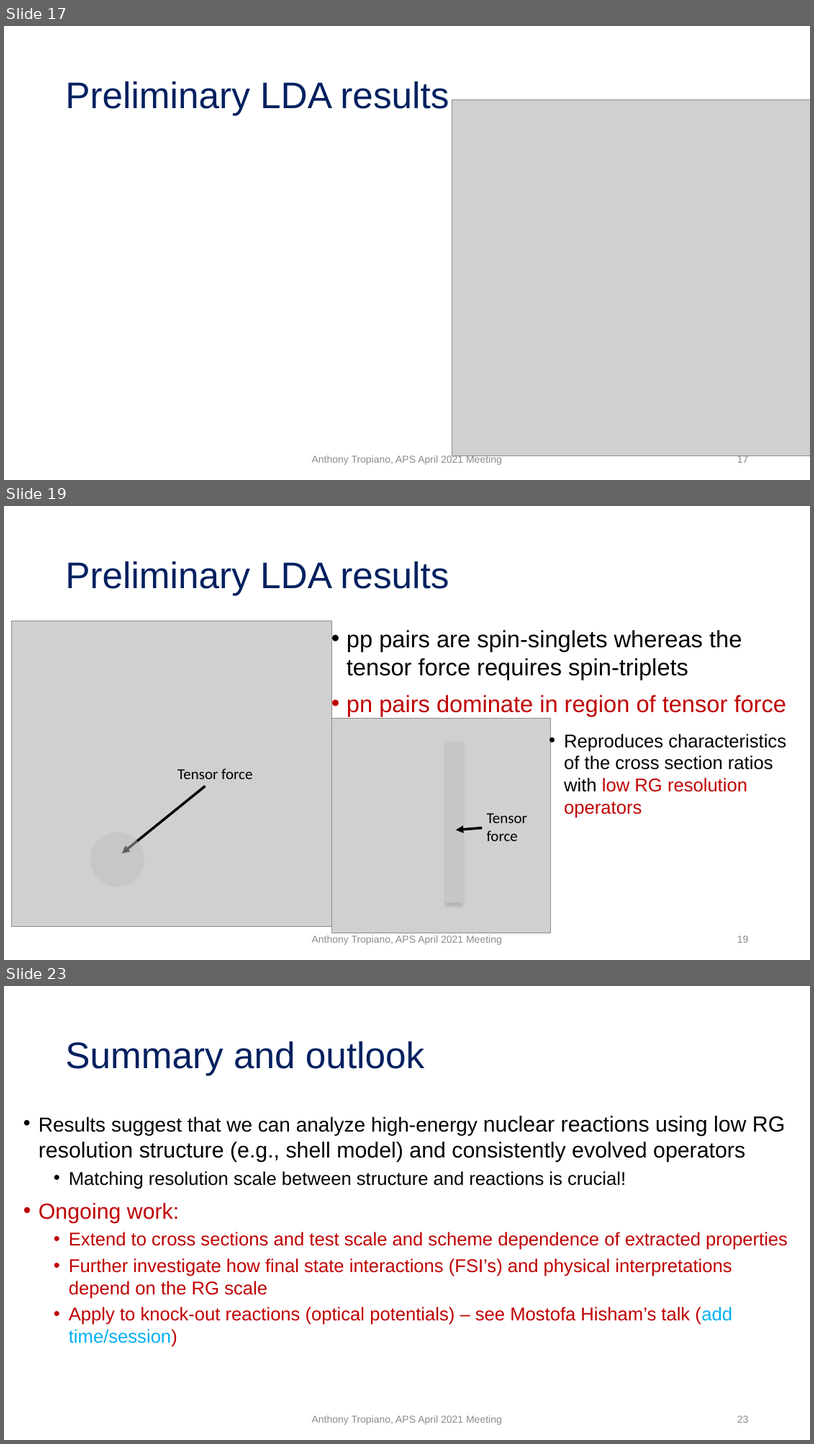
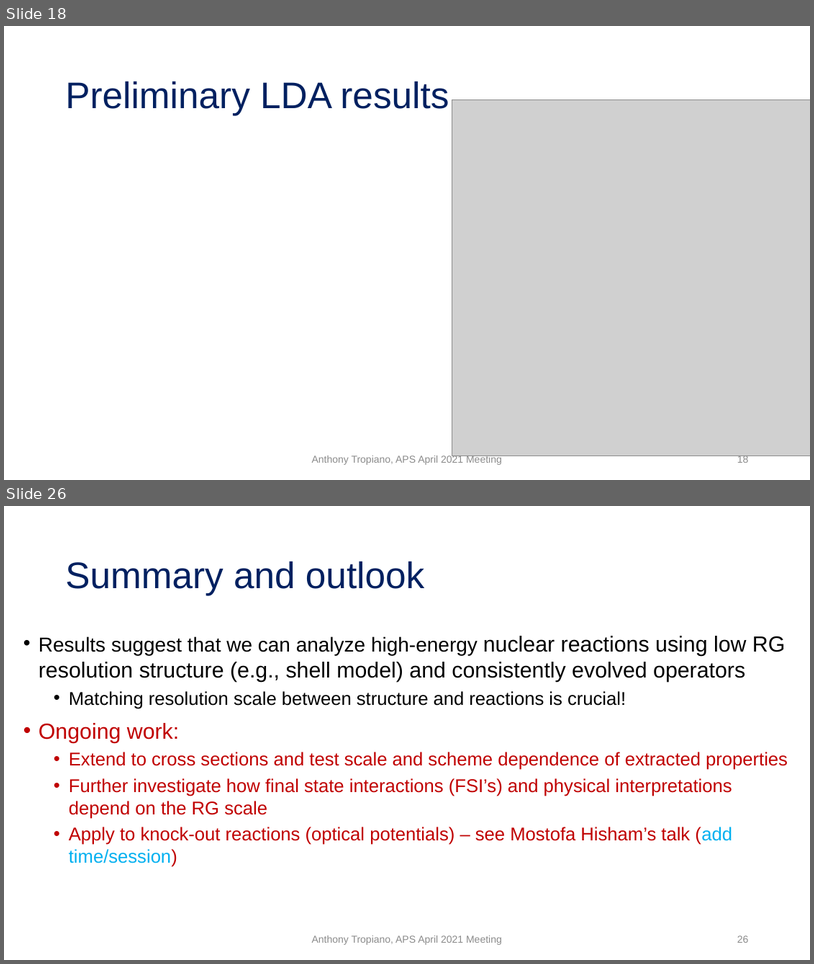
Before and after one commit to tropiano4/tropiano-srg, a slide deck: Presentations/APS_April2021/tropiano_aps_april2021.pptx. Shown one above the other, each under a label of ours: slides 17, 19 and 23 before the commit, slides 18 and 26 after it; the slides between them are not shown. The pictures are 814x1444 and 814x964 pixels, drawn with LibreOffice and Linux fonts; fonts in the diff are those of the drawing; grey boxes stand for pictures. Boxes give left, top, right and bottom in pixels: in the first picture for what was removed or moved away, otherwise in the second. Text is boxed around its words. In the diff, an @@ line names an element or a change of style, - is before the commit and + after.

```diff
--- a/Presentations/APS_April2021/tropiano_aps_april2021.pptx
+++ b/Presentations/APS_April2021/tropiano_aps_april2021.pptx
@@ slide 19 removed at <box>4,506,810,960</box>, background #FFFFFF @@
@@ title removed at <box>65,561,449,596</box> @@
-Preliminary LDA results
@@ picture removed at <box>11,621,332,926</box> @@
@@ text removed at <box>347,630,787,716</box> @@
-• pp pairs are spin-singlets whereas the tensor force requires spin-triplets
-• pn pairs dominate in region of tensor force
@@ picture removed at <box>332,718,551,932</box> @@
@@ rectangle removed at <box>446,738,463,903</box> @@
@@ text removed at <box>564,734,787,818</box> @@
-• Reproduces characteristics of the cross section ratios with low RG resolution operators
@@ arrow removed from (206, 786) to (122, 853) @@
@@ text removed at <box>178,768,252,779</box> @@
-Tensor force
@@ arrow removed from (483, 828) to (456, 830) @@
@@ text removed at <box>487,813,527,841</box> @@
-Tensor force
@@ ellipse removed at <box>90,832,145,886</box> @@
@@ text removed at <box>312,935,502,944</box> @@
-Anthony Tropiano, APS April 2021 Meeting
@@ page number removed at <box>738,935,749,942</box> @@
-19
@@ what was slide 17 is now slide 18 @@
@@ page number at <box>738,454,749,462</box>: text changed @@
-17
+18
@@ what was slide 23 is now slide 26 @@
@@ page number at <box>738,935,749,942</box>: text changed @@
-23
+26
```
Also in this commit, not shown: 8 slides changed, 4 slides added, 5 other files.
